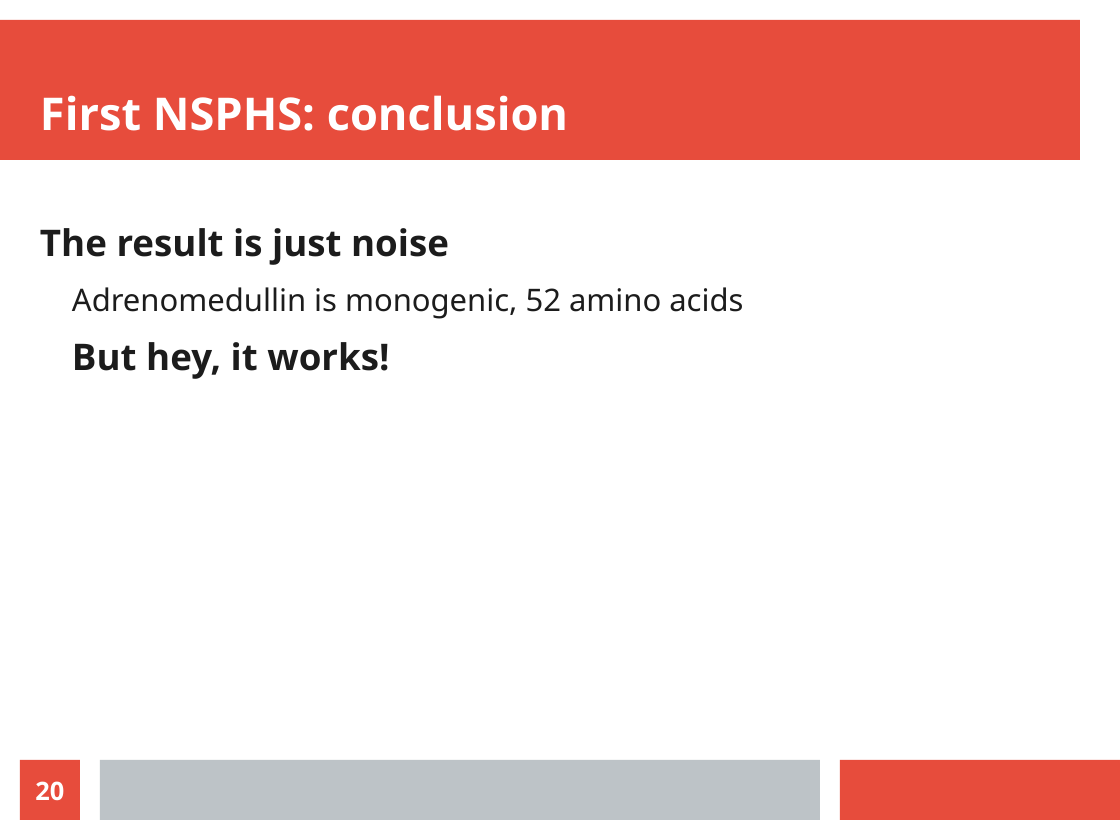
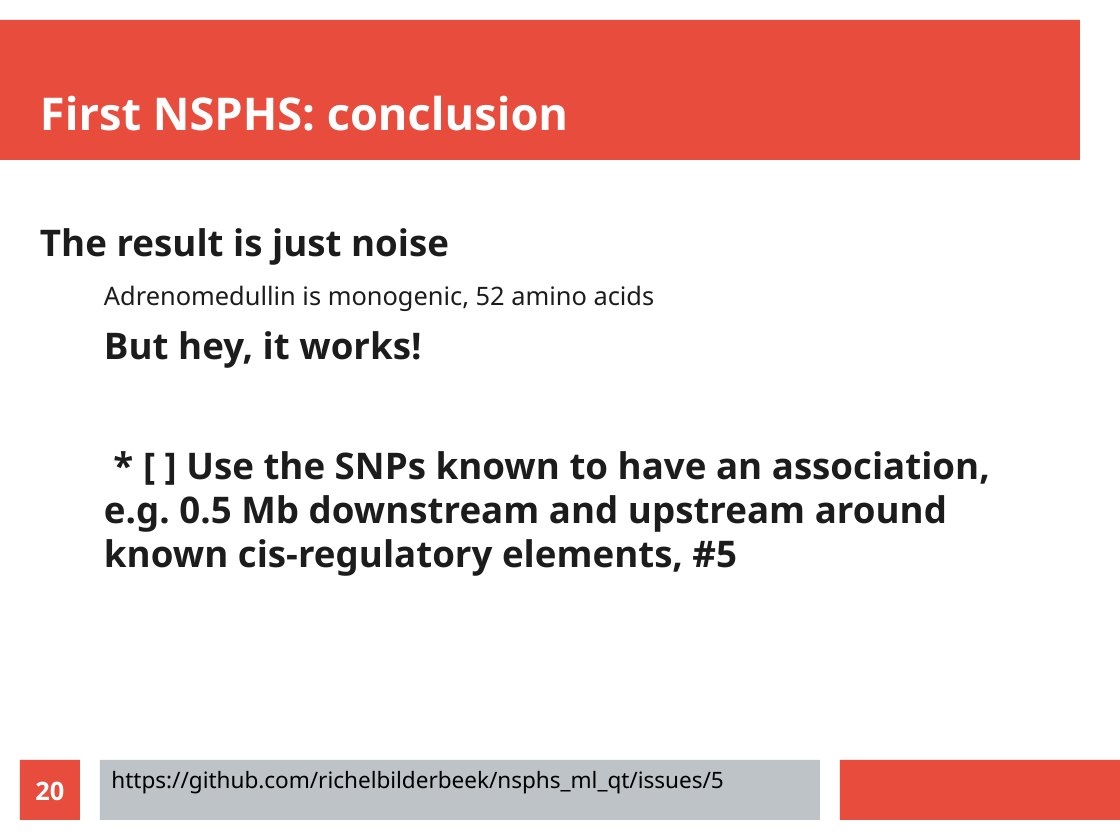
Before and after one commit to richelbilderbeek/science_presentation_20220305, a slide deck: slide 20 of science_presentation_20220305.odp. Drawn at 1120x840 pixels with LibreOffice and Linux fonts; fonts in the diff are those of the drawing. Boxes give left, top, right and bottom in pixels: in the first picture for what was removed or moved away, otherwise in the second. Text is boxed around its words. In the diff, an @@ line names an element or a change of style, - is before the commit and + after.

```diff
--- a/science_presentation_20220305.odp
+++ b/science_presentation_20220305.odp
@@ text at (104, 285, 655, 311): size 22 to 18 pt in "Adrenomedullin is monogenic, 52 amino acids"; list level 2 to 3 in "Adrenomedullin is monogenic, 52 amino ..." @@
@@ text at (104, 451, 990, 576): paragraph added @@
+* [ ] Use the SNPs known to have an association, e.g. 0.5 Mb downstream and upstream around known cis-regulatory elements, #5
@@ text added at (111, 771, 723, 794), 16 pt, text #000000 @@
+https://github.com/richelbilderbeek/nsphs_ml_qt/issues/5
```
Also in this commit, not shown: 9 other slides changed, 13 slides added, 2 slides removed, 6 other files.
